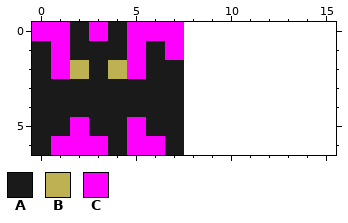
Pixel-art sprite: Runner/RunnerContent/mobs/bat.png. Above: the version before the commit.
The file is 64x56 pixels, drawn in blocks of 8x8; one block is one cell here. Colours within 5 levels of each other are drawn and written as one. The old version is drawn lined up with the new one, on the new canvas.
Palette (. is transparent): A #1a1a1a  B #beb151  C #ff00ff
Pixels before, first column x 0:
0 CCACACCC
1 ACAAACAC
2 ACBABCAA
3 AAAAAAAA
4 AAAAAAAA
5 AACAACAA
6 ACCCACCA
Once edited:
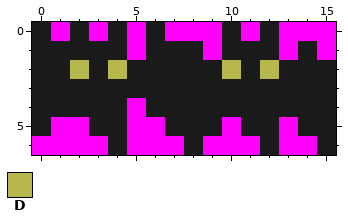
Colours new in this view: D #b6b84d
From old to new:
{"change": "canvas 8x7 -> 16x7"}
{"y":0,"x":0,"old":"C","new":"A"}
{"y":0,"x":6,"old":"C","new":"A"}
{"y":0,"x":8,"old":"........","new":"CCACACCC"}
{"y":1,"x":1,"old":"C","new":"A"}
{"y":1,"x":7,"old":"C........","new":"AACAAACAC"}
{"y":2,"x":1,"old":"CB","new":"AD"}
{"y":2,"x":4,"old":"BC","new":"DA"}
{"y":2,"x":8,"old":"........","new":"AADADAAA"}
{"y":3,"x":8,"old":"........","new":"AAAAAAAA"}
{"y":4,"x":5,"old":"A","new":"C"}
{"y":4,"x":8,"old":"........","new":"AAAAAAAA"}
{"y":5,"x":1,"old":"A","new":"C"}
{"y":5,"x":6,"old":"A","new":"C"}
{"y":5,"x":8,"old":"........","new":"AACAACAA"}
{"y":6,"x":0,"old":"A","new":"C"}
{"y":6,"x":7,"old":"A........","new":"CACCCACCA"}
{"label":"changed","picture_box":[32,22,336,155]}
